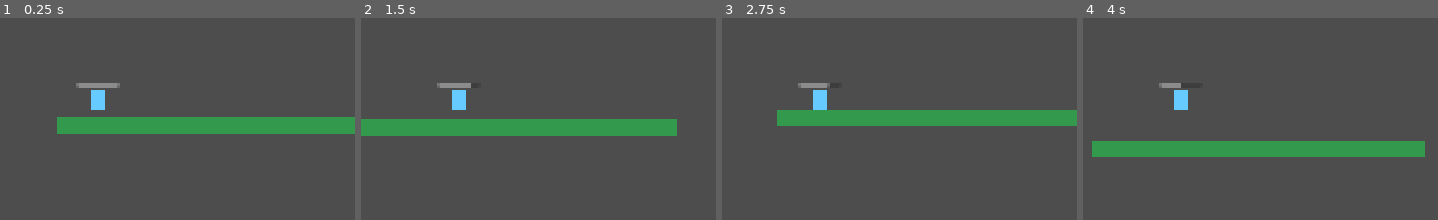
Above: before the commit, frames 1-4 (left to right).
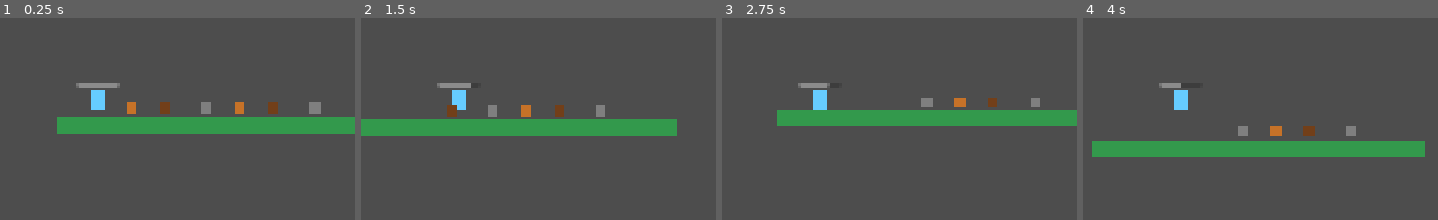
Above: after the commit, the same moments.

Repository: Travis-Code/SurvivalGame
Game: Godot game, scene res://scenes/Main.tscn
Two runs of this game, one before a commit and one after it. Both use one fixed random seed, a clock stepped at 60 frames per second and the inputs below.
Inputs (mouse positions are % of the whole screen's width and height, from its top left):
- Up to frame 1 (0.25 s): no input
- Up to frame 2 (1.5 s): tap Enter (ui_accept) at 0.5 s; move the mouse to (70, 40) at 0.52 s; hold D (move_right) 0.53-1.25 s; tap 1 (ui_1) at 0.6 s; click (70, 40) at 0.67 s; tap Space (jump) at 0.77 s; tap 2 (ui_2) at 0.8 s; drag from (23, 51) to (40, 68) at 1.27 s
- Up to frame 3 (2.75 s): tap Enter (ui_accept) at 2 s; move the mouse to (57, 21) at 2.02 s; hold A (move_left) from 2.03 s (still down); tap 3 (ui_3) at 2.1 s; click (57, 21) at 2.17 s; tap 1 (ui_1) at 2.3 s
- Up to frame 4 (4 s): release A (move_left) at 2.75 s; drag from (40, 68) to (12, 29) at 2.77 s; tap Enter (ui_accept) at 3.5 s; move the mouse to (79, 63) at 3.52 s; hold D (move_right) from 3.53 s (still down); tap 2 (ui_2) at 3.6 s; click (79, 63) at 3.67 s; tap Space (jump) at 3.77 s; tap 3 (ui_3) at 3.8 s
The pictures show only the part of the screen within x 32-81%, y 26-76%; the shares and areas given below are measured in that part.

The runs differ from the first frame. In frame 1, 1.0% of the frame differs, in the area x 35-91%, y 41-48%; in frame 2, 0.8%; in frame 3, 0.5%; in frame 4, 0.6%.

Commit message:
Add pickups (wood/stone/copper), inventory display with colored count blocks, draggable items to hotbar

Diff:
--- a/scenes/Main.tscn
+++ b/scenes/Main.tscn
@@ -1,6 +1,9 @@
 [gd_scene format=3]
 
 [ext_resource type="PackedScene" path="res://scenes/player/Player.tscn" id="1"]
+[ext_resource type="PackedScene" path="res://scenes/world/LogPickup.tscn" id="2"]
+[ext_resource type="PackedScene" path="res://scenes/world/StonePickup.tscn" id="3"]
+[ext_resource type="PackedScene" path="res://scenes/world/CopperPickup.tscn" id="4"]
 
 [sub_resource type="RectangleShape2D" id="1"]
 size = Vector2(800, 40)
@@ -20,3 +23,21 @@
 
 [node name="Player" parent="." instance=ExtResource("1")]
 position = Vector2(100, 100)
+
+[node name="LogPickup" parent="." instance=ExtResource("2")]
+position = Vector2(260, 160)
+
+[node name="LogPickup2" parent="." instance=ExtResource("2")]
+position = Vector2(520, 160)
+
+[node name="StonePickup" parent="." instance=ExtResource("3")]
+position = Vector2(360, 160)
+
+[node name="StonePickup2" parent="." instance=ExtResource("3")]
+position = Vector2(620, 160)
+
+[node name="CopperPickup" parent="." instance=ExtResource("4")]
+position = Vector2(180, 160)
+
+[node name="CopperPickup2" parent="." instance=ExtResource("4")]
+position = Vector2(440, 160)
--- /dev/null
+++ b/scenes/ui/HotbarUI.tscn
@@ -0,0 +1,41 @@
+[gd_scene load_steps=2 format=3]
+
+[ext_resource type="Script" path="res://scripts/ui/HotbarUI.gd" id="1"]
+
+[node name="HotbarUI" type="CanvasLayer"]
+layer = 5
+script = ExtResource("1")
+
+[node name="Control" type="Control" parent="."]
+anchor_left = 0.1
+anchor_top = 0.85
+anchor_right = 0.9
+anchor_bottom = 0.98
+offset_left = 0.0
+offset_top = 0.0
+offset_right = 0.0
+offset_bottom = 0.0
+mouse_filter = 1
+
+[node name="MarginContainer" type="MarginContainer" parent="Control"]
+anchor_left = 0.0
+anchor_top = 0.0
+anchor_right = 1.0
+anchor_bottom = 1.0
+offset_left = 8.0
+offset_top = 0.0
+offset_right = -8.0
+offset_bottom = -4.0
+
+[node name="HBoxContainer" type="HBoxContainer" parent="Control/MarginContainer"]
+anchor_left = 0.0
+anchor_top = 0.0
+anchor_right = 1.0
+anchor_bottom = 1.0
+offset_left = 0.0
+offset_top = 0.0
+offset_right = 0.0
+offset_bottom = 0.0
+alignment = 1
+separation = 8
+mouse_filter = 1
--- /dev/null
+++ b/scenes/world/CopperPickup.tscn
@@ -0,0 +1,16 @@
+[gd_scene load_steps=2 format=3]
+
+[ext_resource type="Script" path="res://scripts/world/CopperPickup.gd" id="1"]
+
+[sub_resource type="RectangleShape2D" id="1"]
+size = Vector2(24, 24)
+
+[node name="CopperPickup" type="Area2D"]
+script = ExtResource("1")
+
+[node name="CollisionShape2D" type="CollisionShape2D" parent="."]
+shape = SubResource("1")
+
+[node name="Polygon2D" type="Polygon2D" parent="."]
+polygon = PackedVector2Array(-12, -12, 12, -12, 12, 12, -12, 12)
+color = Color(0.78, 0.45, 0.16, 1)
--- /dev/null
+++ b/scenes/world/LogPickup.tscn
@@ -0,0 +1,16 @@
+[gd_scene format=3]
+
+[ext_resource type="Script" path="res://scripts/world/LogPickup.gd" id="1"]
+
+[sub_resource type="RectangleShape2D" id="1"]
+size = Vector2(24, 24)
+
+[node name="LogPickup" type="Area2D"]
+script = ExtResource("1")
+
+[node name="CollisionShape2D" type="CollisionShape2D" parent="."]
+shape = SubResource("1")
+
+[node name="Polygon2D" type="Polygon2D" parent="."]
+polygon = PackedVector2Array(-12, -12, 12, -12, 12, 12, -12, 12)
+color = Color(0.45, 0.25, 0.1, 1)
--- /dev/null
+++ b/scenes/world/StonePickup.tscn
@@ -0,0 +1,16 @@
+[gd_scene load_steps=2 format=3]
+
+[ext_resource type="Script" path="res://scripts/world/StonePickup.gd" id="1"]
+
+[sub_resource type="RectangleShape2D" id="1"]
+size = Vector2(24, 24)
+
+[node name="StonePickup" type="Area2D"]
+script = ExtResource("1")
+
+[node name="CollisionShape2D" type="CollisionShape2D" parent="."]
+shape = SubResource("1")
+
+[node name="Polygon2D" type="Polygon2D" parent="."]
+polygon = PackedVector2Array(-12, -12, 12, -12, 12, 12, -12, 12)
+color = Color(0.5, 0.5, 0.5, 1)
--- a/scripts/player/Player.gd
+++ b/scripts/player/Player.gd
@@ -3,6 +3,7 @@
 # Load required classes
 const Inventory = preload("res://scripts/systems/Inventory.gd")
 const Item = preload("res://scripts/resources/Item.gd")
+const HotbarUI = preload("res://scenes/ui/HotbarUI.tscn")
 
 # Movement variables (editable in Godot editor with @export)
 @export var speed: float = 250.0
@@ -17,6 +18,7 @@
 # Inventory system
 var inventory: Inventory
 var inventory_ui: CanvasLayer
+var hotbar_ui: CanvasLayer
 
 # This gets a reference to the HealthBar node from the scene tree.
 # @onready means it waits until the scene is ready before trying to find it.
@@ -28,6 +30,7 @@
 func _ready() -> void:
 	current_health = max_health  # Start with full health
 	_update_health_bar()         # Update the visual bar to show full health
+	add_to_group("player")       # Tag for interactions like pickups
 
 	# Setup inventory system
 	_setup_inventory()
@@ -43,6 +46,11 @@
 	inventory_ui = preload("res://scenes/ui/InventoryUI.tscn").instantiate()
 	add_child(inventory_ui)
 	inventory_ui.set_inventory(inventory)
+
+	# Create and setup hotbar UI
+	hotbar_ui = HotbarUI.instantiate()
+	add_child(hotbar_ui)
+	hotbar_ui.set_inventory(inventory)
 
 	# Add some test items
 	_add_test_items()
--- a/scripts/systems/Inventory.gd
+++ b/scripts/systems/Inventory.gd
@@ -21,6 +21,9 @@
 # Example: {"wood": 5, "stone": 12, "copper_ore": 3}
 var items: Dictionary = {}
 
+# Optional display names: item.id -> display_name (for UI)
+var item_names: Dictionary = {}
+
 # Maximum number of unique item types (slots)
 @export var max_slots: int = 20
 
@@ -39,6 +42,8 @@
 	if item.id in items:
 		# Item exists, just increase quantity (stackable)
 		items[item.id] += quantity
+		if item.display_name != "":
+			item_names[item.id] = item.display_name
 		item_added.emit(item, quantity)
 		inventory_changed.emit()
 		return true
@@ -50,6 +55,8 @@
 
 	# Add new item
 	items[item.id] = quantity
+	if item.display_name != "":
+		item_names[item.id] = item.display_name
 	item_added.emit(item, quantity)
 	inventory_changed.emit()
 	return true
@@ -77,6 +84,7 @@
 	# If quantity is 0, remove the item completely
 	if items[item.id] <= 0:
 		items.erase(item.id)
+		item_names.erase(item.id)
 
 	item_removed.emit(item, quantity)
 	inventory_changed.emit()
@@ -92,6 +100,12 @@
 # Check if we have at least X of an item
 func has_item(item: Item, quantity: int = 1) -> bool:
 	return get_item_quantity(item) >= quantity
+
+# Get display name (falls back to id)
+func get_item_display_name(item_id: String) -> String:
+	if item_id in item_names:
+		return item_names[item_id]
+	return item_id
 
 # Get all items as an array (useful for UI)
 func get_all_items() -> Array[Dictionary]:
--- /dev/null
+++ b/scripts/ui/HotbarSlot.gd
@@ -0,0 +1,47 @@
+extends Panel
+
+var assigned_item_id: String = ""
+var hotbar: Node = null
+
+var label: Label
+
+func _ready() -> void:
+	self_modulate = Color(1, 1, 1, 0.35)
+	if has_node("Label"):
+		label = $Label
+	else:
+		label = Label.new()
+		label.horizontal_alignment = HORIZONTAL_ALIGNMENT_CENTER
+		label.vertical_alignment = VERTICAL_ALIGNMENT_CENTER
+		label.size_flags_horizontal = Control.SIZE_EXPAND_FILL
+		label.size_flags_vertical = Control.SIZE_EXPAND_FILL
+		add_child(label)
+
+func set_hotbar(hb: Node) -> void:
+	hotbar = hb
+
+func set_item_id(id: String) -> void:
+	assigned_item_id = id
+	_update_visual()
+
+func _update_visual() -> void:
+	if label:
+		label.text = assigned_item_id
+		label.modulate = Color(1, 1, 1, 0.9)
+
+func clear() -> void:
+	set_item_id("")
+
+func _can_drop_data(_pos, data) -> bool:
+	if typeof(data) == TYPE_DICTIONARY and data.has("item_id"):
+		print("HotbarSlot can accept drop: ", data["item_id"])
+		return true
+	return false
+
+func _drop_data(_pos, data) -> void:
+	if not _can_drop_data(_pos, data):
+		return
+	print("HotbarSlot received drop: ", data["item_id"])
+	set_item_id(str(data["item_id"]))
+	if hotbar:
+		hotbar.notify_slot_changed(self)
--- /dev/null
+++ b/scripts/ui/HotbarUI.gd
@@ -0,0 +1,51 @@
+extends CanvasLayer
+
+const HotbarSlot = preload("res://scripts/ui/HotbarSlot.gd")
+const Inventory = preload("res://scripts/systems/Inventory.gd")
+
+@export var slot_count: int = 8
+@export var slot_size: Vector2 = Vector2(56, 56)
+
+var inventory: Inventory
+var slots: Array = []
+
+@onready var slot_container: HBoxContainer = $Control/MarginContainer/HBoxContainer
+
+func _ready() -> void:
+	_create_slots()
+
+func set_inventory(inv: Inventory) -> void:
+	inventory = inv
+	if inventory:
+		inventory.inventory_changed.connect(_on_inventory_changed)
+		_on_inventory_changed()
+
+func _create_slots() -> void:
+	slots.clear()
+	for child in slot_container.get_children():
+		child.queue_free()
+	for i in slot_count:
+		var slot = HotbarSlot.new()
+		slot.custom_minimum_size = slot_size
+		slot.size_flags_horizontal = Control.SIZE_EXPAND_FILL
+		slot.set_hotbar(self)
+		slot_container.add_child(slot)
+		slots.append(slot)
+
+func notify_slot_changed(_slot: Control) -> void:
+	_on_inventory_changed()
+
+func _on_inventory_changed() -> void:
+	if not inventory:
+		return
+	for slot in slots:
+		var id = slot.assigned_item_id
+		if id == "":
+			if slot.label:
+				slot.label.text = ""
+			continue
+		var qty := 0
+		if id in inventory.items:
+			qty = inventory.items[id]
+		if slot.label:
+			slot.label.text = "%s (%d)" % [id, qty]
--- /dev/null
+++ b/scripts/ui/InventoryItemRow.gd
@@ -0,0 +1,111 @@
+extends HBoxContainer
+
+signal clicked(item_id: String)
+
+var item_id: String = ""
+var display_text: String = ""
+var quantity: int = 0
+var count_color: Color = Color(0.2, 0.2, 0.2, 0.35)
+
+var _dragging_from_rect := false
+var _press_pos := Vector2.ZERO
+const _DRAG_THRESHOLD := 4.0
+
+var name_label: Label
+var count_rect: ColorRect
+var qty_label: Label
+
+func _ready() -> void:
+	# Build name label
+	if not name_label:
+		name_label = Label.new()
+		name_label.size_flags_horizontal = Control.SIZE_EXPAND_FILL
+		add_child(name_label)
+
+	# Build count rectangle with embedded label
+	if not count_rect:
+		count_rect = ColorRect.new()
+		count_rect.color = count_color
+		count_rect.custom_minimum_size = Vector2(60, 28)
+		count_rect.mouse_filter = Control.MOUSE_FILTER_STOP
+		count_rect.gui_input.connect(_on_count_rect_input)
+		add_child(count_rect)
+
+	if not qty_label:
+		qty_label = Label.new()
+		qty_label.horizontal_alignment = HORIZONTAL_ALIGNMENT_CENTER
+		qty_label.vertical_alignment = VERTICAL_ALIGNMENT_CENTER
+		qty_label.size_flags_horizontal = Control.SIZE_EXPAND_FILL
+		qty_label.size_flags_vertical = Control.SIZE_EXPAND_FILL
+		count_rect.add_child(qty_label)
+
+	_update_labels()
+
+func setup(id: String, qty: int, display: String = "") -> void:
+	item_id = id
+	display_text = display if display != "" else id
+	quantity = qty
+	_apply_color()
+	_update_labels()
+
+func _update_labels() -> void:
+	if name_label:
+		name_label.text = display_text
+	if qty_label:
+		qty_label.text = "x%d" % quantity
+	if count_rect:
+		count_rect.tooltip_text = "%s x%d" % [display_text, quantity]
+
+func set_count_color(color: Color) -> void:
+	count_color = color
+	_apply_color()
+
+func _apply_color() -> void:
+	if count_rect:
+		count_rect.color = count_color
+
+func _on_count_rect_input(event: InputEvent) -> void:
+	if event is InputEventMouseButton:
+		var mb := event as InputEventMouseButton
+		if mb.button_index == MOUSE_BUTTON_LEFT:
+			if mb.pressed:
+				_dragging_from_rect = true
+				_press_pos = mb.position
+				clicked.emit(item_id)
+			else:
+				_dragging_from_rect = false
+	elif event is InputEventMouseMotion and _dragging_from_rect:
+		var mm := event as InputEventMouseMotion
+		if mm.position.distance_to(_press_pos) >= _DRAG_THRESHOLD:
+			_dragging_from_rect = false
+			_start_rect_drag()
+
+func _start_rect_drag() -> void:
+	if item_id == "":
+		return
+	var data := {
+		"item_id": item_id
+	}
+	var preview := ColorRect.new()
+	preview.color = count_color
+	preview.custom_minimum_size = Vector2(60, 28)
+	preview.size = preview.custom_minimum_size
+	force_drag(data, preview)
+
+func get_drag_data(_position) -> Variant:
+	if item_id == "":
+		return null
+	var preview := ColorRect.new()
+	preview.color = count_color
+	preview.custom_minimum_size = Vector2(60, 28)
+	preview.size = preview.custom_minimum_size
+	set_drag_preview(preview)
+	return {
+		"item_id": item_id
+	}
+
+func can_drop_data(_position, _data) -> bool:
+	return false  # inventory rows are drag sources only
+
+func drop_data(_position, _data) -> void:
+	pass
--- a/scripts/ui/InventoryUI.gd
+++ b/scripts/ui/InventoryUI.gd
@@ -12,6 +12,9 @@
 
 # Reference to the container where items are displayed
 @onready var item_list: VBoxContainer = $PanelContainer/VBoxContainer/ScrollContainer/ItemList
+
+# Item row scene for drag support
+const InventoryItemRow = preload("res://scripts/ui/InventoryItemRow.gd")
 
 # Reference to the entire UI panel
 @onready var panel: PanelContainer = $PanelContainer
@@ -66,27 +69,33 @@
 		item_list.add_child(empty_label)
 		return
 
-	# Display each item
+	# Display each item with draggable rows
 	for item_id: String in items_data:
 		var quantity = items_data[item_id]
+		var display_name := item_id
+		if inventory.has_method("get_item_display_name"):
+			display_name = inventory.get_item_display_name(item_id)
+		var rect_color := _get_item_color(item_id)
+		var item_row = InventoryItemRow.new()
+		item_row.custom_minimum_size = Vector2(0, 30)
+		item_row.setup(item_id, quantity, display_name)
+		item_row.set_count_color(rect_color)
+		item_row.clicked.connect(_on_item_row_clicked)
+		item_list.add_child(item_row)
 
-		# Create a container for each item row
-		var item_row = HBoxContainer.new()
-		item_row.custom_minimum_size = Vector2(0, 30)
+func _on_item_row_clicked(item_id: String) -> void:
+	print("Clicked item row: ", item_id)
 
-		# Item name label
-		var name_label = Label.new()
-		name_label.text = item_id
-		name_label.size_flags_horizontal = Control.SIZE_EXPAND_FILL
-		item_row.add_child(name_label)
-
-		# Quantity label
-		var qty_label = Label.new()
-		qty_label.text = "x%d" % quantity
-		qty_label.modulate = Color.YELLOW
-		item_row.add_child(qty_label)
-
-		item_list.add_child(item_row)
+func _get_item_color(item_id: String) -> Color:
+	match item_id:
+		"wood":
+			return Color(0.45, 0.25, 0.1, 0.7)
+		"stone":
+			return Color(0.5, 0.5, 0.5, 0.7)
+		"copper_ore":
+			return Color(0.78, 0.45, 0.16, 0.7)
+		_:
+			return Color(0.2, 0.2, 0.2, 0.35)
 
 # Called when inventory changes
 func _on_inventory_changed() -> void:
--- /dev/null
+++ b/scripts/world/CopperPickup.gd
@@ -0,0 +1,29 @@
+extends Area2D
+
+const Item = preload("res://scripts/resources/Item.gd")
+
+@export var amount: int = 1
+
+func _ready() -> void:
+	body_entered.connect(_on_body_entered)
+	if amount < 1:
+		amount = 1
+
+func _on_body_entered(body: Node) -> void:
+	if not body.is_in_group("player"):
+		return
+	var inv = body.get("inventory")
+	if inv == null:
+		push_warning("Body lacks inventory to receive pickup")
+		return
+	if not inv.has_method("add_item"):
+		push_warning("Inventory node missing add_item()")
+		return
+	var ore := Item.new()
+	ore.id = "copper_ore"
+	ore.display_name = "Copper Ore"
+	ore.description = "Raw copper ore"
+	ore.max_stack = 32
+	var added: bool = inv.add_item(ore, amount)
+	if added:
+		queue_free()
--- /dev/null
+++ b/scripts/world/LogPickup.gd
@@ -0,0 +1,29 @@
+extends Area2D
+
+const Item = preload("res://scripts/resources/Item.gd")
+
+@export var amount: int = 1
+
+func _ready() -> void:
+	body_entered.connect(_on_body_entered)
+	if amount < 1:
+		amount = 1
+
+func _on_body_entered(body: Node) -> void:
+	if not body.is_in_group("player"):
+		return
+	var inv = body.get("inventory")
+	if inv == null:
+		push_warning("Body lacks inventory to receive pickup")
+		return
+	if not inv.has_method("add_item"):
+		push_warning("Inventory node missing add_item()")
+		return
+	var log_item := Item.new()
+	log_item.id = "wood"
+	log_item.display_name = "Wood Log"
+	log_item.description = "A piece of wood from a tree"
+	log_item.max_stack = 64
+	var added: bool = inv.add_item(log_item, amount)
+	if added:
+		queue_free()
--- /dev/null
+++ b/scripts/world/StonePickup.gd
@@ -0,0 +1,29 @@
+extends Area2D
+
+const Item = preload("res://scripts/resources/Item.gd")
+
+@export var amount: int = 1
+
+func _ready() -> void:
+	body_entered.connect(_on_body_entered)
+	if amount < 1:
+		amount = 1
+
+func _on_body_entered(body: Node) -> void:
+	if not body.is_in_group("player"):
+		return
+	var inv = body.get("inventory")
+	if inv == null:
+		push_warning("Body lacks inventory to receive pickup")
+		return
+	if not inv.has_method("add_item"):
+		push_warning("Inventory node missing add_item()")
+		return
+	var stone_item := Item.new()
+	stone_item.id = "stone"
+	stone_item.display_name = "Stone"
+	stone_item.description = "A piece of stone"
+	stone_item.max_stack = 64
+	var added: bool = inv.add_item(stone_item, amount)
+	if added:
+		queue_free()
